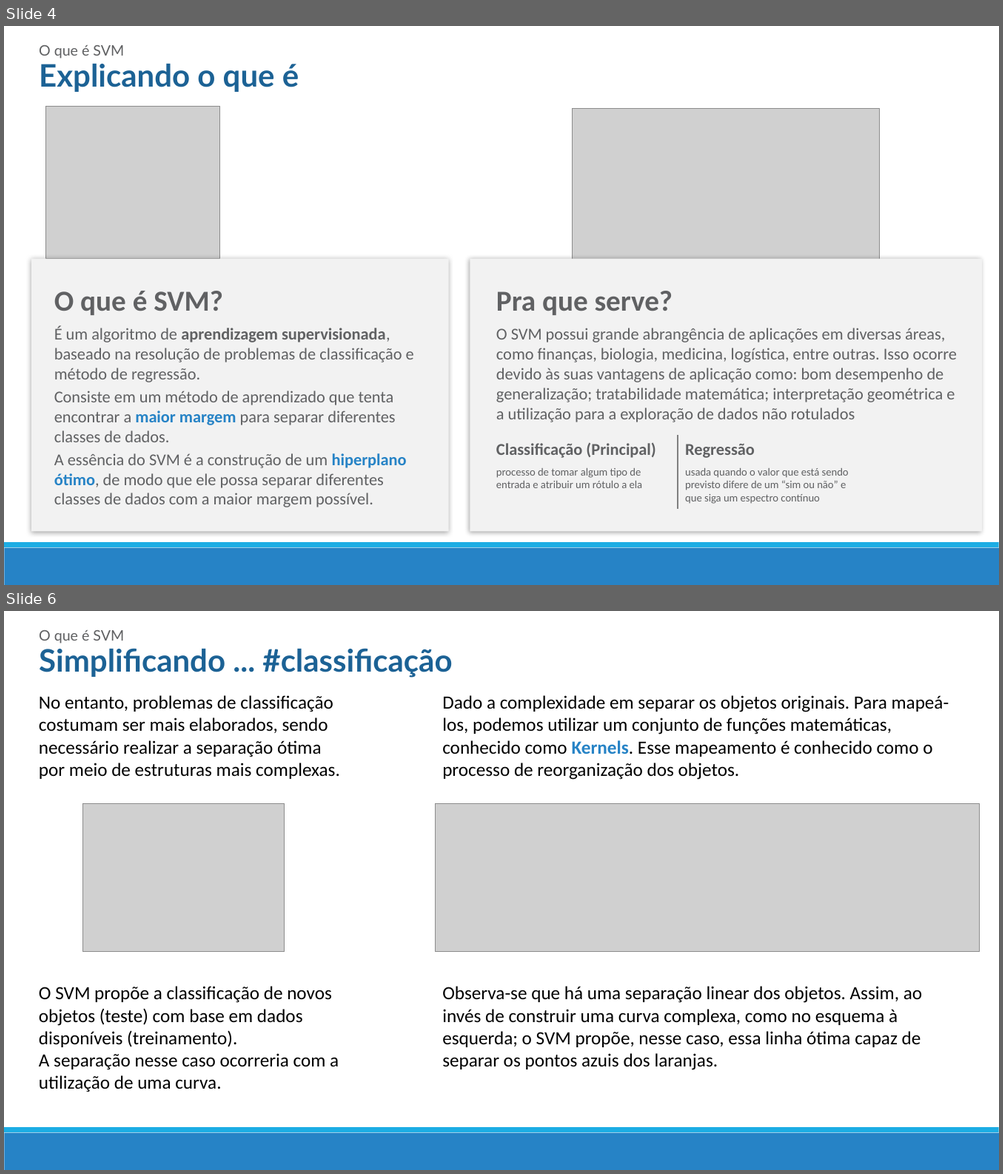
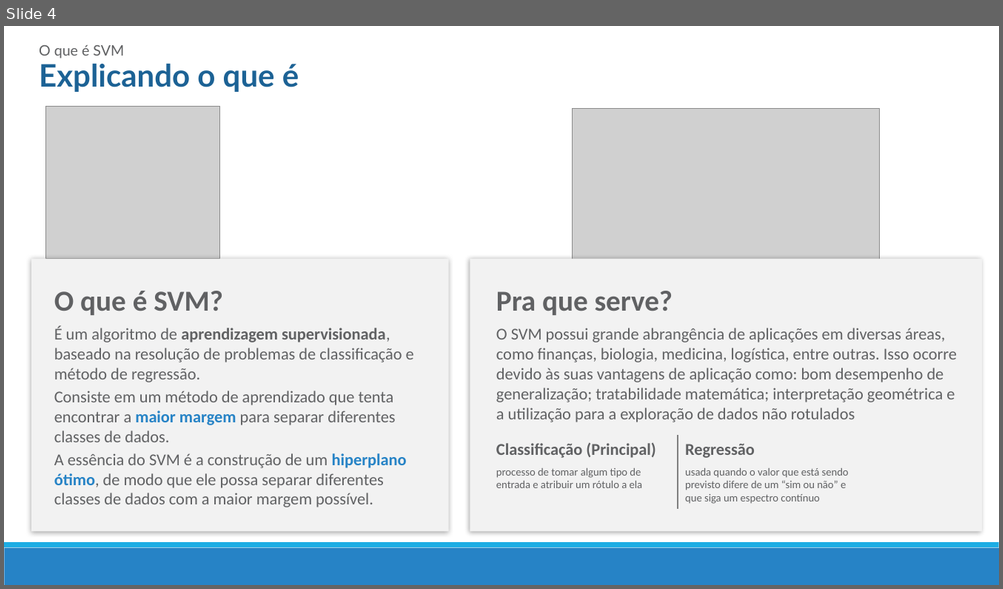
Before and after one commit to mrezende/ml-discipline, a slide deck: presentation/PresentationSVM.pptx. Shown one above the other, each under a label of ours: slides 4 and 6 before the commit, slide 4 after it; the slides between them are not shown. The pictures are 1003x1174 and 1003x589 pixels, drawn with LibreOffice and Linux fonts; fonts in the diff are those of the drawing; grey boxes stand for pictures. Boxes give left, top, right and bottom in pixels: in the first picture for what was removed or moved away, otherwise in the second. Text is boxed around its words. In the diff, an @@ line names an element or a change of style, - is before the commit and + after.

```diff
--- a/presentation/PresentationSVM.pptx
+++ b/presentation/PresentationSVM.pptx
@@ slide 6 removed at [4, 611, 999, 1170], background #FFFFFF; not listed: 2 template elements that a slide beside it also shows @@
@@ text removed at [39, 630, 124, 644] @@
-O que é SVM
@@ text removed at [39, 648, 452, 678] @@
-Simplificando ... #classificação
@@ text removed at [39, 695, 340, 1093] @@
-No entanto, problemas de classificação costumam ser mais elaborados, sendo necessário realizar a separação ótima por meio de estruturas mais complexas.
-O SVM propõe a classificação de novos objetos (teste) com base em dados disponíveis (treinamento).
-A separação nesse caso ocorreria com a utilização de uma curva.
@@ text removed at [442, 695, 949, 1071] @@
-Dado a complexidade em separar os objetos originais. Para mapeá-los, podemos utilizar um conjunto de funções matemáticas, conhecido como Kernels. Esse mapeamento é conhecido como o processo de reorganização dos objetos.
-Observa-se que há uma separação linear dos objetos. Assim, ao invés de construir uma curva complexa, como no esquema à esquerda; o SVM propõe, nesse caso, essa linha ótima capaz de separar os pontos azuis dos laranjas.
@@ picture removed at [83, 803, 284, 952] @@
@@ picture removed at [435, 803, 979, 952] @@
```
Also in this commit, not shown: 6 slides changed, 2 slides added, 6 other slides removed, 1 other file.
